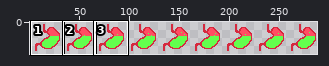
Sprite sheet, stored at Protect the body/assets/sprites/organStomach.png. The first picture is a wide view before the edit; the outline marks the close-up.
Close-up. Before the edit:
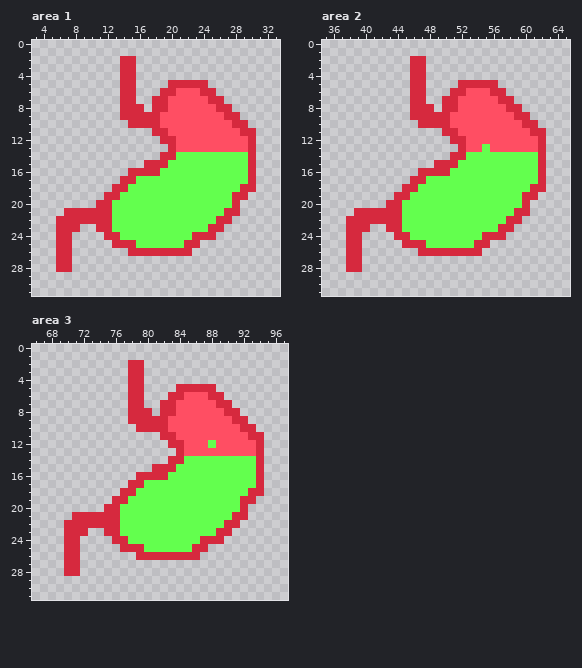
The file is 288x32 pixels. Shown: area 1: x 3..33, y 0..31; area 2: x 35..65, y 0..31; area 3: x 66..97, y 0..31. The wide view leaves out empty margins. The commit also changed other parts of the picture, which this record leaves out.
The same view after the edit:
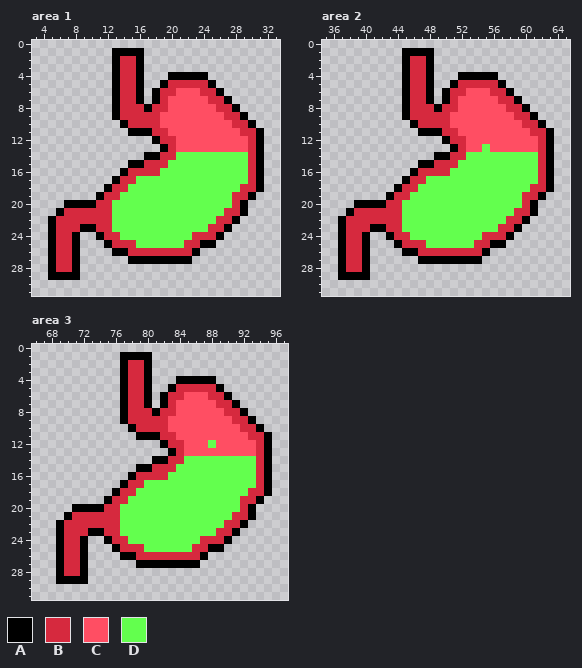
Palette (. is transparent): A #000000  B #d6293e  C #ff4e63  D #63ff4e
The exact change:
Area 1:
y 1: x 13..16 .... -> AAAA
y 2..3: x 13 . -> A; x 16 . -> A
y 4: x 13 . -> A; x 16 . -> A; x 20..24 ..... -> AAAAA
y 5: x 13 . -> A; x 16 . -> A; x 19 . -> A; x 25 . -> A
y 6: x 13 . -> A; x 16 . -> A; x 18 . -> A; x 26 . -> A
y 7: x 13 . -> A; x 16 . -> A; x 18 B -> A; x 27 . -> A
y 8: x 13 . -> A; x 17 . -> A; x 28 . -> A
y 9: x 13 . -> A; x 29 . -> A
y 10: x 14 . -> A; x 30 . -> A
y 11: x 15..17 ... -> AAA; x 31 . -> A
y 12: x 18 . -> A; x 31 . -> A
y 13: x 19 . -> A; x 31 . -> A
y 14: x 17..18 .. -> AA; x 31 . -> A
y 15: x 15..16 .. -> AA; x 31 . -> A
y 16: x 14 . -> A; x 31 . -> A
y 17: x 13 . -> A; x 31 . -> A
y 18: x 12 . -> A; x 31 . -> A
y 19: x 11 . -> A; x 30 . -> A
y 20: x 7..10 .... -> AAAA; x 29 . -> A
y 21: x 6 . -> A; x 29 . -> A
y 22: x 5 . -> A; x 28 . -> A
y 23: x 5 . -> A; x 9..10 .. -> AA; x 27 . -> A
y 24: x 5 . -> A; x 8 . -> A; x 11 . -> A; x 26 . -> A
y 25: x 5 . -> A; x 8 . -> A; x 12 . -> A; x 24..25 .. -> AA
y 26: x 5 . -> A; x 8 . -> A; x 13..14 .. -> AA; x 23 . -> A
y 27: x 5 . -> A; x 8 . -> A; x 15..22 ........ -> AAAAAAAA
y 28: x 5 . -> A; x 8 . -> A
y 29: x 5..8 .... -> AAAA
Area 2:
y 1: x 45..48 .... -> AAAA
y 2..3: x 45 . -> A; x 48 . -> A
y 4: x 45 . -> A; x 48 . -> A; x 52..56 ..... -> AAAAA
y 5: x 45 . -> A; x 48 . -> A; x 51 . -> A; x 57 . -> A
y 6: x 45 . -> A; x 48 . -> A; x 50 . -> A; x 58 . -> A
y 7: x 45 . -> A; x 48 . -> A; x 50 B -> A; x 59 . -> A
y 8: x 45 . -> A; x 49 . -> A; x 60 . -> A
y 9: x 45 . -> A; x 61 . -> A
y 10: x 46 . -> A; x 62 . -> A
y 11: x 47..49 ... -> AAA; x 63 . -> A
y 12: x 50 . -> A; x 63 . -> A
y 13: x 51 . -> A; x 63 . -> A
y 14: x 49..50 .. -> AA; x 63 . -> A
y 15: x 47..48 .. -> AA; x 63 . -> A
y 16: x 46 . -> A; x 63 . -> A
y 17: x 45 . -> A; x 63 . -> A
y 18: x 44 . -> A; x 63 . -> A
y 19: x 43 . -> A; x 62 . -> A
y 20: x 39..42 .... -> AAAA; x 61 . -> A
y 21: x 38 . -> A; x 61 . -> A
y 22: x 37 . -> A; x 60 . -> A
y 23: x 37 . -> A; x 41..42 .. -> AA; x 59 . -> A
y 24: x 37 . -> A; x 40 . -> A; x 43 . -> A; x 58 . -> A
y 25: x 37 . -> A; x 40 . -> A; x 44 . -> A; x 56..57 .. -> AA
y 26: x 37 . -> A; x 40 . -> A; x 45..46 .. -> AA; x 55 . -> A
y 27: x 37 . -> A; x 40 . -> A; x 47..54 ........ -> AAAAAAAA
y 28: x 37 . -> A; x 40 . -> A
y 29: x 37..40 .... -> AAAA
Area 3:
y 1: x 77..80 .... -> AAAA
y 2..3: x 77 . -> A; x 80 . -> A
y 4: x 77 . -> A; x 80 . -> A; x 84..88 ..... -> AAAAA
y 5: x 77 . -> A; x 80 . -> A; x 83 . -> A; x 89 . -> A
y 6: x 77 . -> A; x 80 . -> A; x 82 . -> A; x 90 . -> A
y 7: x 77 . -> A; x 80 . -> A; x 82 B -> A; x 91 . -> A
y 8: x 77 . -> A; x 81 . -> A; x 92 . -> A
y 9: x 77 . -> A; x 93 . -> A
y 10: x 78 . -> A; x 94 . -> A
y 11: x 79..81 ... -> AAA; x 95 . -> A
y 12: x 82 . -> A; x 95 . -> A
y 13: x 83 . -> A; x 95 . -> A
y 14: x 81..82 .. -> AA; x 95 . -> A
y 15: x 79..80 .. -> AA; x 95 . -> A
y 16: x 78 . -> A; x 95 . -> A
y 17: x 77 . -> A; x 95 . -> A
y 18: x 76 . -> A; x 95 . -> A
y 19: x 75 . -> A; x 94 . -> A
y 20: x 71..74 .... -> AAAA; x 93 . -> A
y 21: x 70 . -> A; x 93 . -> A
y 22: x 69 . -> A; x 92 . -> A
y 23: x 69 . -> A; x 73..74 .. -> AA; x 91 . -> A
y 24: x 69 . -> A; x 72 . -> A; x 75 . -> A; x 90 . -> A
y 25: x 69 . -> A; x 72 . -> A; x 76 . -> A; x 88..89 .. -> AA
y 26: x 69 . -> A; x 72 . -> A; x 77..78 .. -> AA; x 87 . -> A
y 27: x 69 . -> A; x 72 . -> A; x 79..86 ........ -> AAAAAAAA
y 28: x 69 . -> A; x 72 . -> A
y 29: x 69..72 .... -> AAAA
Boxes around the changes in both close-ups, in picture pixels (x1, y1, x2, y2):
changed: (48, 48, 264, 280)
changed: (338, 48, 554, 280)
changed: (56, 352, 272, 584)
